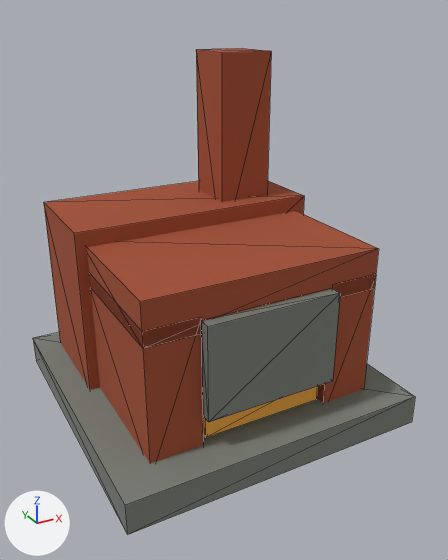
The glTF model docs/vision/assets/generated/furnace.gltf, before and after one commit.
Camera for both pictures: a camera (50 mm lens) standing at (-2.61, -5.08, 3.79) and looking at (0.05, -0.25, 1.38). The lights are fixed; the arrows at lower left show +X, +Y and +Z. The picture after the commit comes second. Mesh edges are drawn as thin lines. Where no turn or scale is listed for an object, it has been applied to the vertices.

The scene before the commit, as lines of its bpy script (objects in view):
```python
me_box_oxide = bpy.data.meshes.new('box_oxide')
me_box_oxide.from_pydata(...)  # a box spanning x -0.5..0.5, y -0.5..0.5, z -0.5..0.5
me_box_oxide.materials.append(mat_oxide)  # brown #a34f32
me_box_steel = bpy.data.meshes.new('box_steel')
me_box_steel.from_pydata(...)  # a box spanning x -0.5..0.5, y -0.5..0.5, z -0.5..0.5
me_box_steel.materials.append(mat_steel)  # grey #7c8078
ob_base = bpy.data.objects.new('base', me_box_steel)
ob_base.parent = ob_furnace
ob_base.location = (0.0, 0.0, 0.15)
ob_base.scale = (3.0, 3.0, 0.3)
ob_left = bpy.data.objects.new('left', me_box_oxide)
ob_left.parent = ob_furnace
ob_left.location = (-0.9, -0.4, 0.85)
ob_left.scale = (0.5, 1.5, 1.4)
ob_lintel = bpy.data.objects.new('lintel', me_box_oxide)
ob_lintel.parent = ob_furnace
ob_lintel.location = (0.0, -0.4, 1.6)
ob_lintel.scale = (2.3, 1.5, 0.4)
# also in view: 'back' at (0.0, 0.7, 1.05); 'chimney' at (0.65, 0.65, 2.4); 'right' at (0.9, -0.4, 0.85); 'door' at (0.0, -1.2, 1.06); 'glow' at (0.0, -0.55, 0.45)
```
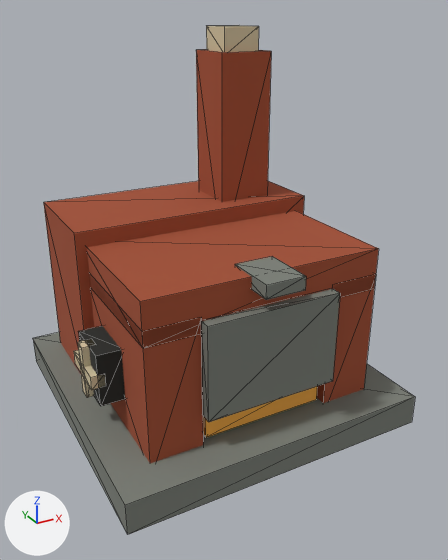
Edits to the bpy script that builds the scene:
```text
Add mat_charcoal:
    mat_charcoal = principled_material('charcoal')
    mat_charcoal.base_color = (0.0222, 0.0252, 0.0222)  # black #292c29
    mat_charcoal.roughness = 1.0
Add mat_cream:
    mat_cream = principled_material('cream')
    mat_cream.base_color = (0.672, 0.571, 0.366)  # beige #d6c7a3
    mat_cream.roughness = 1.0
Add me_box_charcoal:
    me_box_charcoal.from_pydata(...)  # a box spanning x -0.125..0.125, y -0.25..0.25, z -0.25..0.25
    me_box_charcoal.materials.append(mat_charcoal)  # black #292c29
Add me_box_cream:
    me_box_cream.from_pydata(...)  # a box spanning x -0.5..0.5, y -0.5..0.5, z -0.5..0.5
    me_box_cream.materials.append(mat_cream)  # beige #d6c7a3
Add ob_fanhousing:
    ob_fanhousing = bpy.data.objects.new('fanHousing', me_box_charcoal)
    ob_fanhousing.location = (-1.25, -0.375, 0.875)
Add ob_puff:
    ob_puff = bpy.data.objects.new('puff', me_box_cream)
    ob_puff.parent = ob_ventpuff
    ob_puff.location = (0.0, 0.0, 0.0)
    ob_puff.scale = (0.375, 0.375, 0.25)
Add ob_ventpuff:
    ob_ventpuff = bpy.data.objects.new('ventPuff', None)
    ob_ventpuff.parent = ob_furnace
    ob_ventpuff.location = (0.625, 0.625, 3.5)
Add ob_spout:
    ob_spout = bpy.data.objects.new('spout', me_box_steel)
    ob_spout.parent = ob_pourspout
    ob_spout.location = (0.0, -0.25, 0.0)
    ob_spout.scale = (0.375, 0.5, 0.125)
Add ob_pourspout:
    ob_pourspout = bpy.data.objects.new('pourSpout', None)
    ob_pourspout.parent = ob_furnace
    ob_pourspout.location = (0.0, -0.875, 1.75)
Add ob_fanbladez:
    ob_fanbladez = bpy.data.objects.new('fanBladeZ', me_box_cream)
    ob_fanbladez.parent = ob_fan
    ob_fanbladez.location = (0.0, 0.0, 0.0)
    ob_fanbladez.scale = (0.125, 0.5, 0.125)
Add ob_fan:
    ob_fan = bpy.data.objects.new('fan', None)
    ob_fan.parent = ob_furnace
    ob_fan.location = (-1.375, -0.375, 0.875)
Add ob_fanbladey:
    ob_fanbladey = bpy.data.objects.new('fanBladeY', me_box_cream)
    ob_fanbladey.parent = ob_fan
    ob_fanbladey.location = (0.0, 0.0, 0.0)
    ob_fanbladey.scale = (0.125, 0.125, 0.5)
```

Location of each change, (x1, y1, x2, y2) in pixels of the pictures (448 x 560 px):
'fanHousing', added (black)
    after: (78, 326, 125, 406)
'spout', added
    after: (235, 256, 306, 300)
'puff', added (beige)
    after: (206, 25, 259, 52)
'fanBladeY', added (beige)
    after: (78, 339, 96, 397)
'fanBladeZ', added (beige)
    after: (74, 350, 106, 390)
